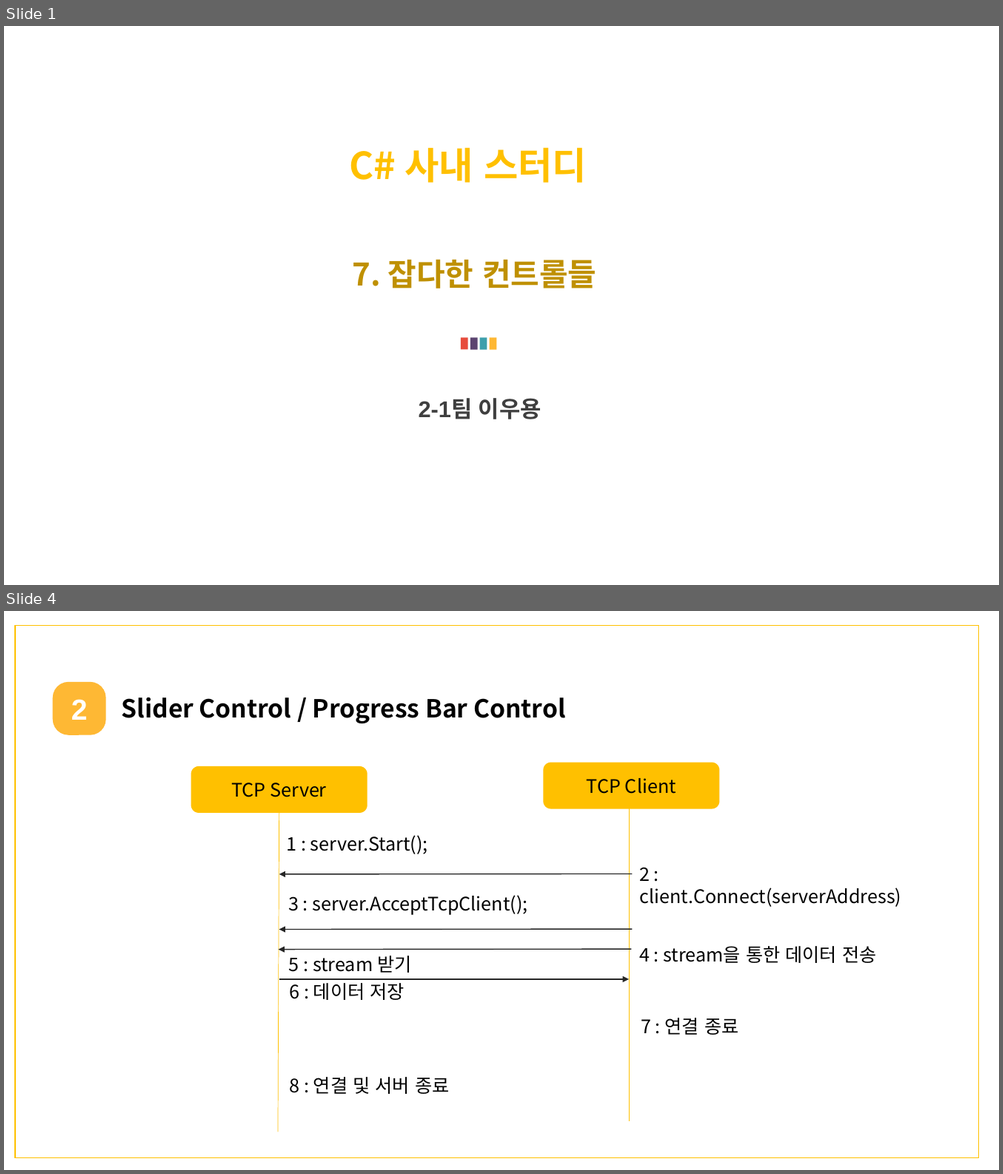
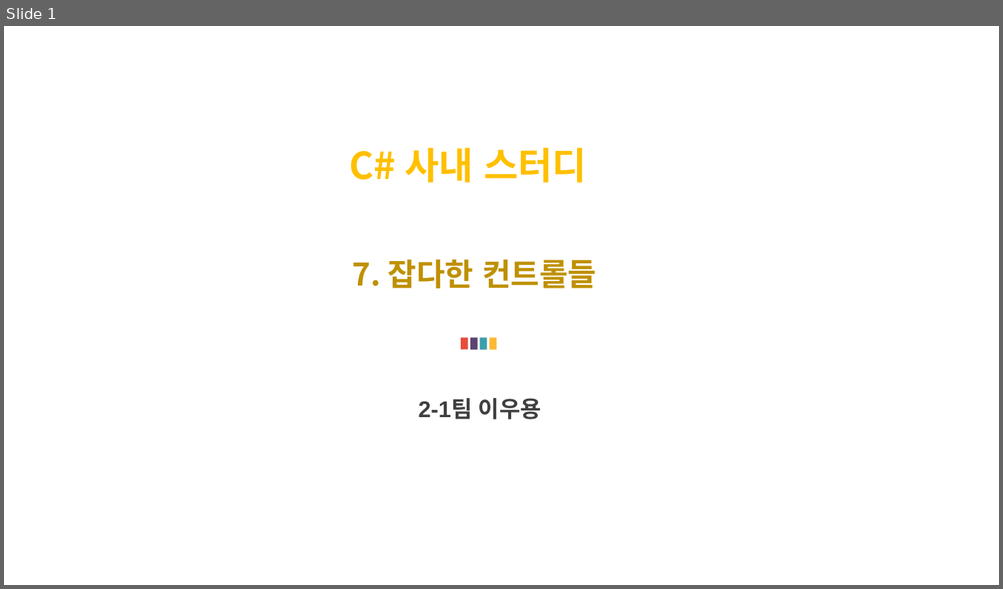
Before and after one commit to WooyongLee/TestApp-CsharpWpf, a slide deck: MiscControl/Miscellaneous Control 발표준비_이우용.pptx. Shown one above the other, each under a label of ours: slides 1 and 4 before the commit, slide 1 after it; the slides between them are not shown. The pictures are 1003x1174 and 1003x589 pixels, drawn with LibreOffice and Linux fonts; fonts in the diff are those of the drawing. Boxes give left, top, right and bottom in pixels: in the first picture for what was removed or moved away, otherwise in the second. Text is boxed around its words. In the diff, an @@ line names an element or a change of style, - is before the commit and + after.

```diff
--- a/MiscControl/Miscellaneous Control 발표준비_이우용.pptx
+++ b/MiscControl/Miscellaneous Control 발표준비_이우용.pptx
@@ slide 4 removed at (4, 611, 999, 1170), background #FFFFFF @@
@@ rectangle removed at (15, 625, 979, 1159) @@
@@ rounded rectangle removed at (54, 683, 105, 735) @@
-2
@@ text removed at (122, 697, 566, 723) @@
-Slider Control / Progress Bar Control
@@ rounded rectangle removed at (543, 763, 720, 809) @@
-TCP Client
@@ rounded rectangle removed at (191, 766, 367, 812) @@
-TCP Server
@@ line removed from (629, 798) to (629, 1122) @@
@@ line removed from (279, 813) to (278, 1133) @@
@@ text removed at (287, 835, 428, 854) @@
-1 : server.Start();
@@ arrow removed from (632, 874) to (279, 874) @@
@@ text removed at (639, 867, 901, 907) @@
-2 : client.Connect(serverAddress)
@@ text removed at (288, 895, 527, 915) @@
-3 : server.AcceptTcpClient();
@@ arrow removed from (632, 930) to (279, 930) @@
@@ arrow removed from (632, 950) to (279, 950) @@
@@ text removed at (289, 956, 411, 973) @@
-5 : stream 받기
@@ text removed at (639, 946, 876, 963) @@
-4 : stream을 통한 데이터 전송
@@ arrow removed from (279, 980) to (629, 980) @@
@@ text removed at (290, 980, 404, 1000) @@
-6 : 데이터 저장
@@ text removed at (640, 1018, 738, 1035) @@
-7 : 연결 종료
@@ text removed at (290, 1077, 449, 1094) @@
-8 : 연결 및 서버 종료
```
Also in this commit, not shown: 3 slides changed, 6 slides added, 3 other slides removed.
